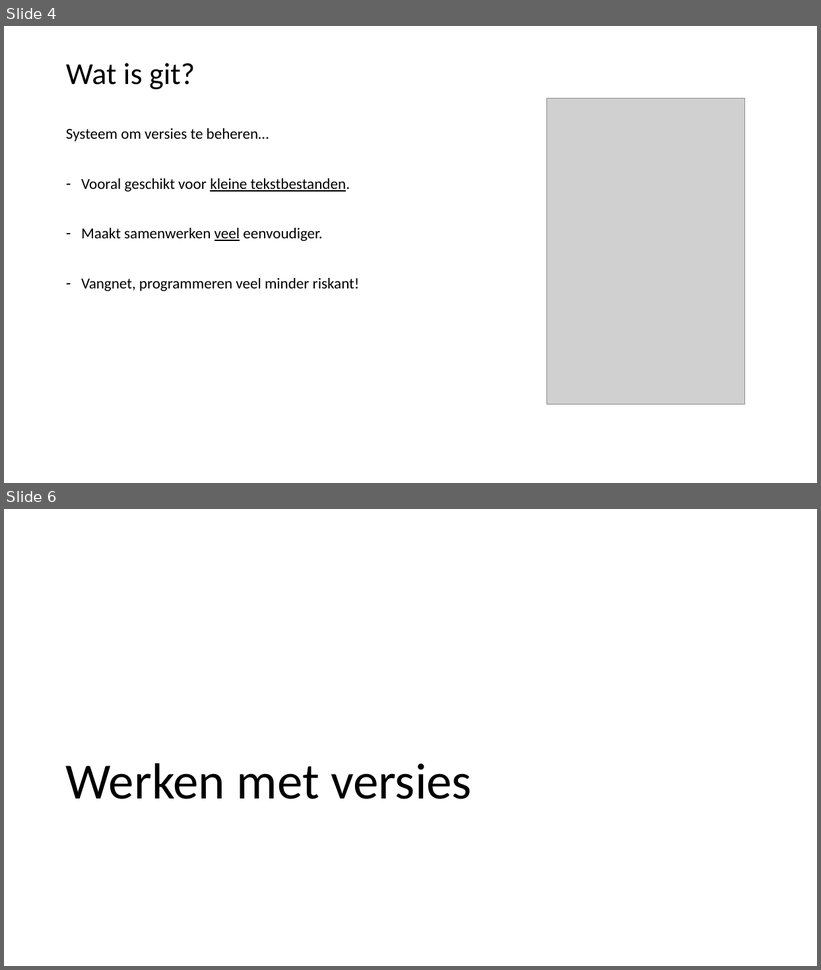
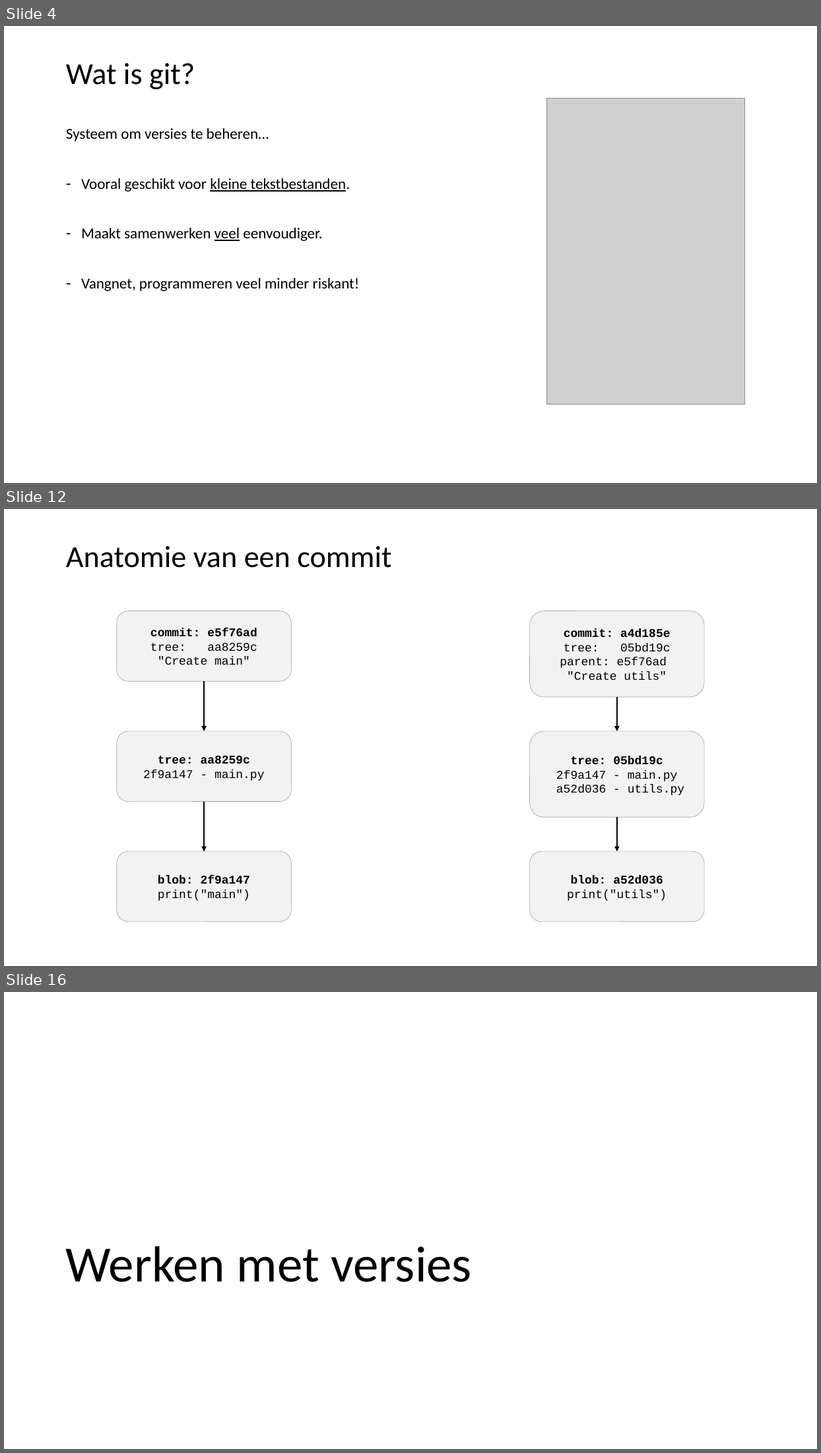
Before and after one commit to LFKoning/knowledge-sharing, a slide deck: git/1_basics/git_basic.pptx. Shown one above the other, each under a label of ours: slides 4 and 6 before the commit, slides 4, 12 and 16 after it; the slides between them are not shown. The pictures are 821x970 and 821x1453 pixels, drawn with LibreOffice and Linux fonts; fonts in the diff are those of the drawing; grey boxes stand for pictures. Boxes give left, top, right and bottom in pixels: in the first picture for what was removed or moved away, otherwise in the second. Text is boxed around its words. In the diff, an @@ line names an element or a change of style, - is before the commit and + after.

```diff
--- a/git/1_basics/git_basic.pptx
+++ b/git/1_basics/git_basic.pptx
@@ slide 12 added at (4, 509, 817, 966), background #FFFFFF @@
@@ title added at (66, 546, 391, 568), 36 pt, text #000000 @@
+Anatomie van een commit
@@ rounded rectangle added at (117, 611, 291, 682), fill #F2F2F2, outline #A5A5A5 0.5 pt, 14 pt, text #000000 @@
+commit: e5f76ad
+tree: aa8259c
+"Create main"
@@ rounded rectangle added at (530, 611, 704, 697), fill #F2F2F2, outline #A5A5A5 0.5 pt, 14 pt, text #000000 @@
+commit: a4d185e
+tree: 05bd19c
+parent: e5f76ad
+"Create utils"
@@ arrow added from (204, 682) to (204, 731), #000000 1 pt @@
@@ arrow added from (617, 697) to (617, 731), #000000 1 pt @@
@@ rounded rectangle added at (117, 731, 291, 803), fill #F2F2F2, outline #A5A5A5 0.5 pt, 14 pt, text #000000 @@
+tree: aa8259c
+2f9a147 - main.py
@@ rounded rectangle added at (530, 731, 704, 818), fill #F2F2F2, outline #A5A5A5 0.5 pt, 14 pt, text #000000 @@
+tree: 05bd19c
+2f9a147 - main.py
+a52d036 - utils.py
@@ arrow added from (204, 802) to (204, 852), #000000 1 pt @@
@@ arrow added from (617, 818) to (617, 852), #000000 1 pt @@
@@ rounded rectangle added at (117, 852, 291, 923), fill #F2F2F2, outline #A5A5A5 0.5 pt, 14 pt, text #000000 @@
+blob: 2f9a147
+print("main")
@@ rounded rectangle added at (530, 852, 704, 923), fill #F2F2F2, outline #A5A5A5 0.5 pt, 14 pt, text #000000 @@
+blob: a52d036
+print("utils")
@@ what was slide 6 is now slide 16 @@
```
Also in this commit, not shown: 1 slide changed, 9 other slides added.
